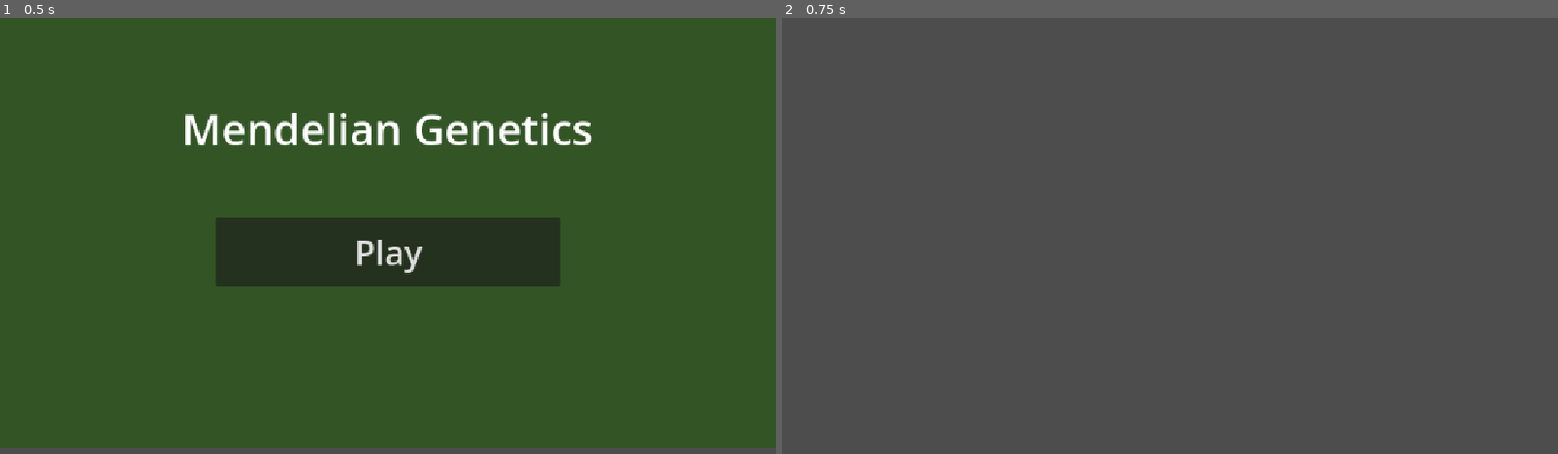
Above: before the commit, frames 1-2 (left to right).
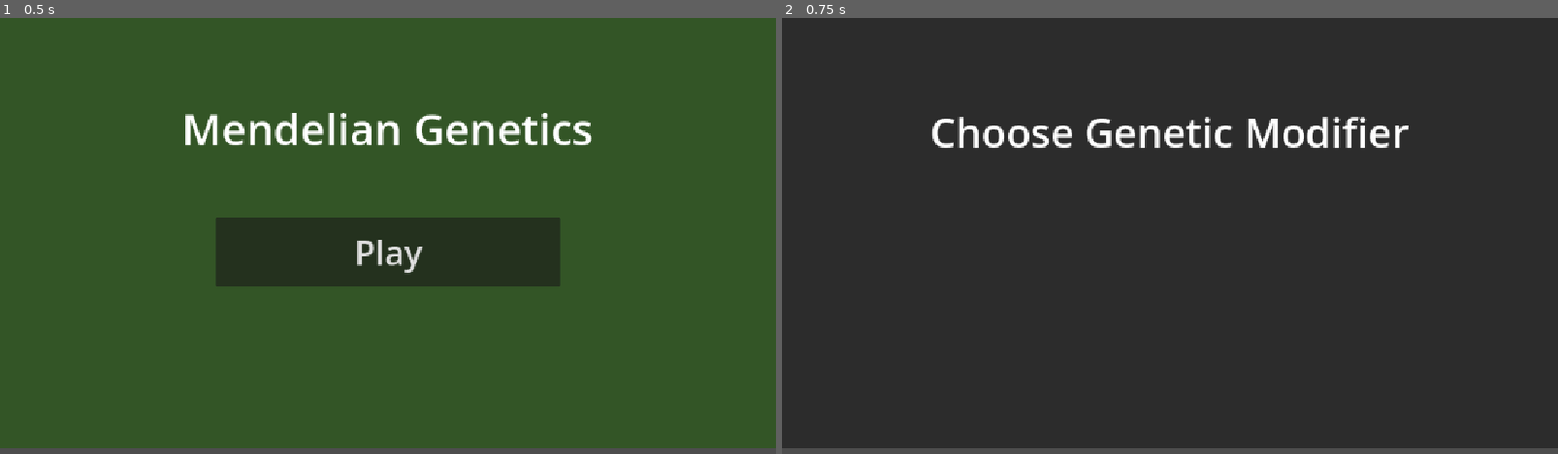
Above: after the commit, the same moments.

Repository: orivio/strides-genetics-sim
Game: Godot game, scene res://scenes/title.tscn
The game is run twice, just before and just after one commit, with the same random seed, the same clock (stepped at 60 frames per second) and the same inputs.
Inputs:
- Up to frame 1 (0.5 s): no input
- Up to frame 2 (0.75 s): click "Play" at 0.5 s

Frame 1 is identical in both runs. In frame 2, 98% of the frame differs, in the area x 0-100%, y 0-99%.

Commit message:
thingyg

Diff:
--- /dev/null
+++ b/modifiers/creature.gd
@@ -0,0 +1,11 @@
+extends Node
+
+
+# Called when the node enters the scene tree for the first time.
+func _ready() -> void:
+	pass # Replace with function body.
+
+
+# Called every frame. 'delta' is the elapsed time since the previous frame.
+func _process(delta: float) -> void:
+	pass
--- /dev/null
+++ b/modifiers/genome.gd
@@ -0,0 +1,5 @@
+extends Resource
+
+class_name Genome
+
+var speed = randf_range(10, 30)
--- /dev/null
+++ b/modifiers/genome.tscn
@@ -0,0 +1,3 @@
+[gd_scene format=3 uid="uid://ubvjkihvyw46"]
+
+[node name="Genome" type="Node2D" unique_id=1932135153]
--- /dev/null
+++ b/scenes/selector.tscn
@@ -0,0 +1,18 @@
+[gd_scene format=3 uid="uid://b8alhu20038x5"]
+
+[node name="Simulation" type="Node2D" unique_id=970806331]
+
+[node name="ColorRect" type="ColorRect" parent="." unique_id=711396982]
+offset_right = 1152.0
+offset_bottom = 640.0
+color = Color(0.1728327, 0.17283267, 0.17283267, 1)
+
+[node name="Label" type="Label" parent="." unique_id=1211136962]
+offset_left = 220.0
+offset_top = 128.0
+offset_right = 931.0
+offset_bottom = 211.0
+theme_override_font_sizes/font_size = 60
+text = "Choose Genetic Modifier"
+horizontal_alignment = 1
+vertical_alignment = 1
--- a/scenes/simulation.tscn
+++ /dev/null
@@ -1,3 +0,0 @@
-[gd_scene format=3 uid="uid://b8alhu20038x5"]
-
-[node name="Simulation" type="Node2D" unique_id=970806331]
--- a/scenes/title.gd
+++ b/scenes/title.gd
@@ -12,4 +12,4 @@
 
 
 func _on_button_pressed() -> void:
-	get_tree().change_scene_to_file("res://scenes/simulation.tscn")
+	get_tree().change_scene_to_file("res://scenes/selector.tscn")
Not shown, added: modifiers/creature.gd.uid
Not shown, added: modifiers/genome.gd.uid
